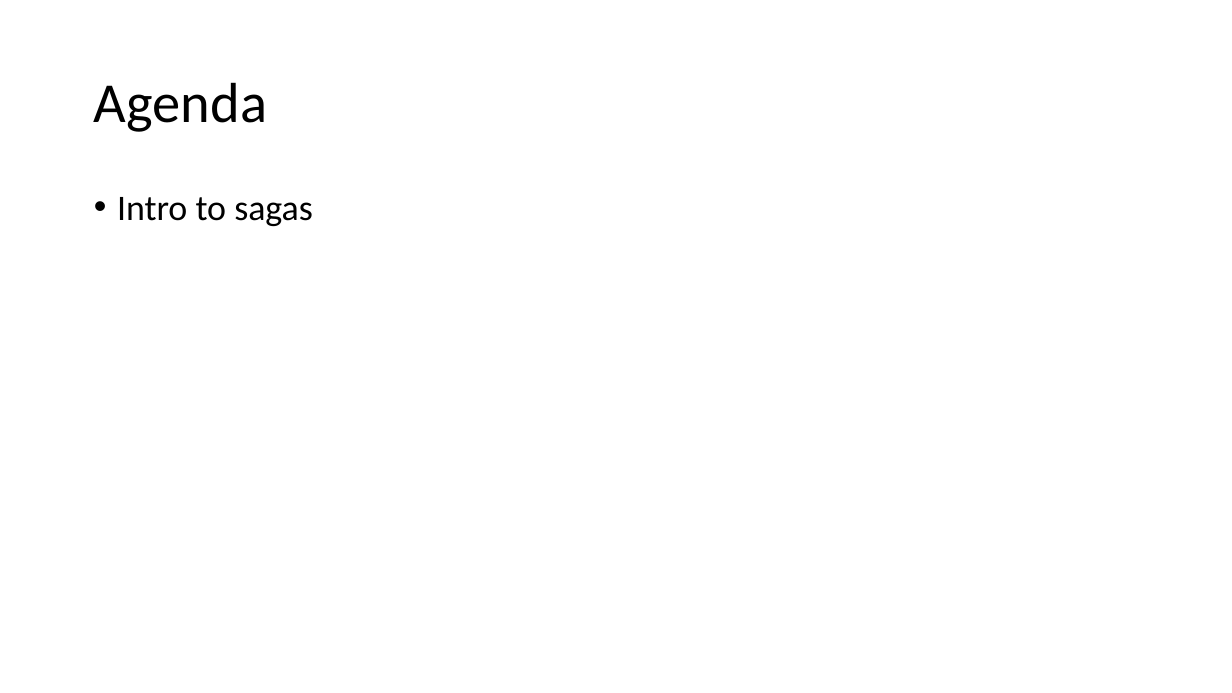
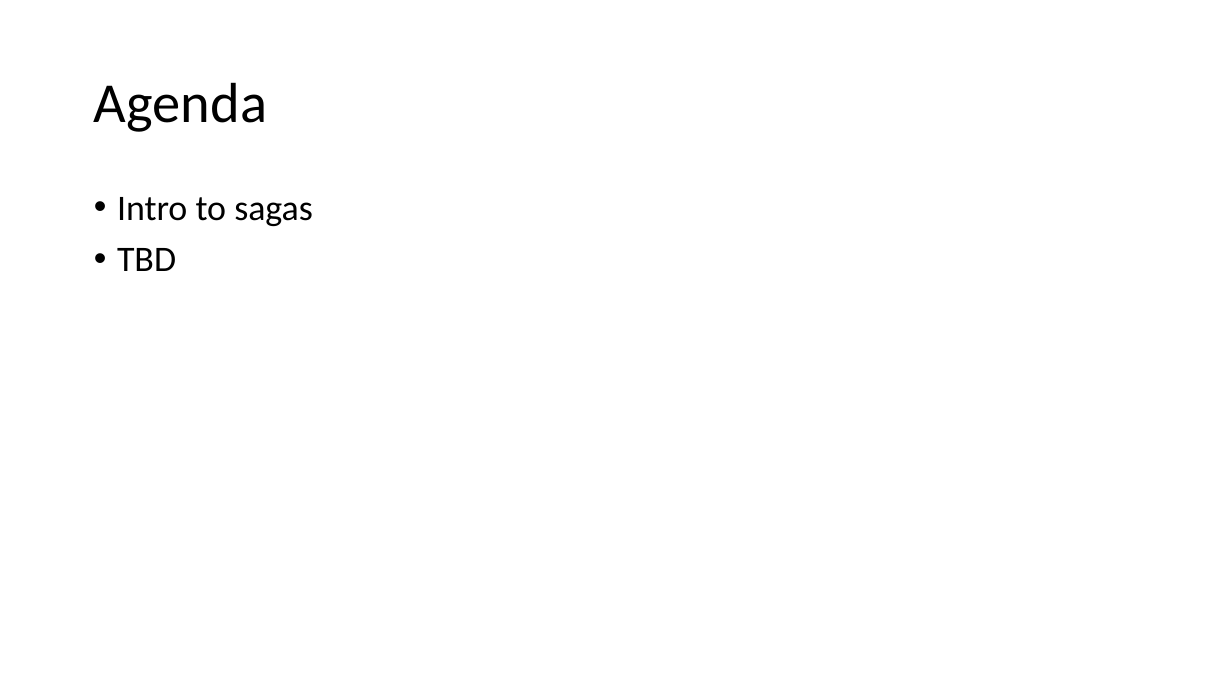
Before and after one commit to Particular/SagaMasterClass, a slide deck: slide 2 of SagaMasterClass.pptx. Drawn at 1232x693 pixels with LibreOffice and Linux fonts; fonts in the diff are those of the drawing. Boxes give left, top, right and bottom in pixels: in the first picture for what was removed or moved away, otherwise in the second. Text is boxed around its words. In the diff, an @@ line names an element or a change of style, - is before the commit and + after.

```diff
--- a/SagaMasterClass.pptx
+++ b/SagaMasterClass.pptx
@@ text at <box>117,248,176,271</box>: paragraph added @@
+• TBD
```
Also in this commit, not shown: 4 other slides changed, 3 slides added, 1 slide removed.
